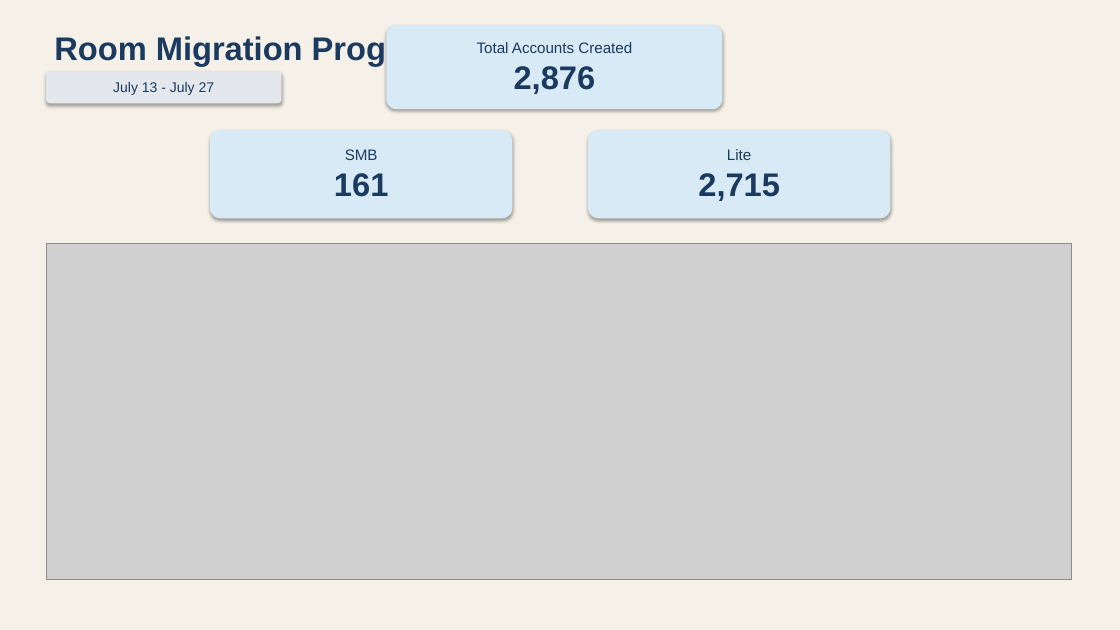
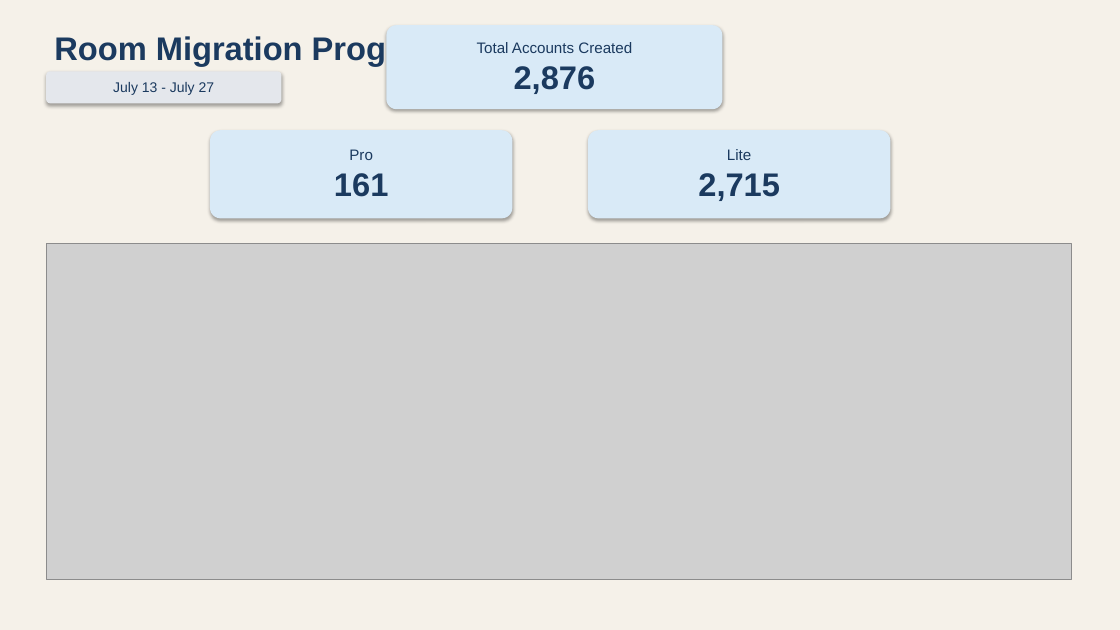
Before and after one commit to maiagordon-commits/PRD-Cross-Project, a slide deck: slide 1 of Room_Migration_Progress.pptx. Drawn at 1120x630 pixels with LibreOffice and Linux fonts; fonts in the diff are those of the drawing; grey boxes stand for pictures. Boxes give left, top, right and bottom in pixels: in the first picture for what was removed or moved away, otherwise in the second. Text is boxed around its words. In the diff, an @@ line names an element or a change of style, - is before the commit and + after.

```diff
--- a/Room_Migration_Progress.pptx
+++ b/Room_Migration_Progress.pptx
@@ text in rounded rectangle at [349, 149, 373, 160]: text changed @@
-SMB
+Pro
```
Also in this commit, not shown: 6 other files.
